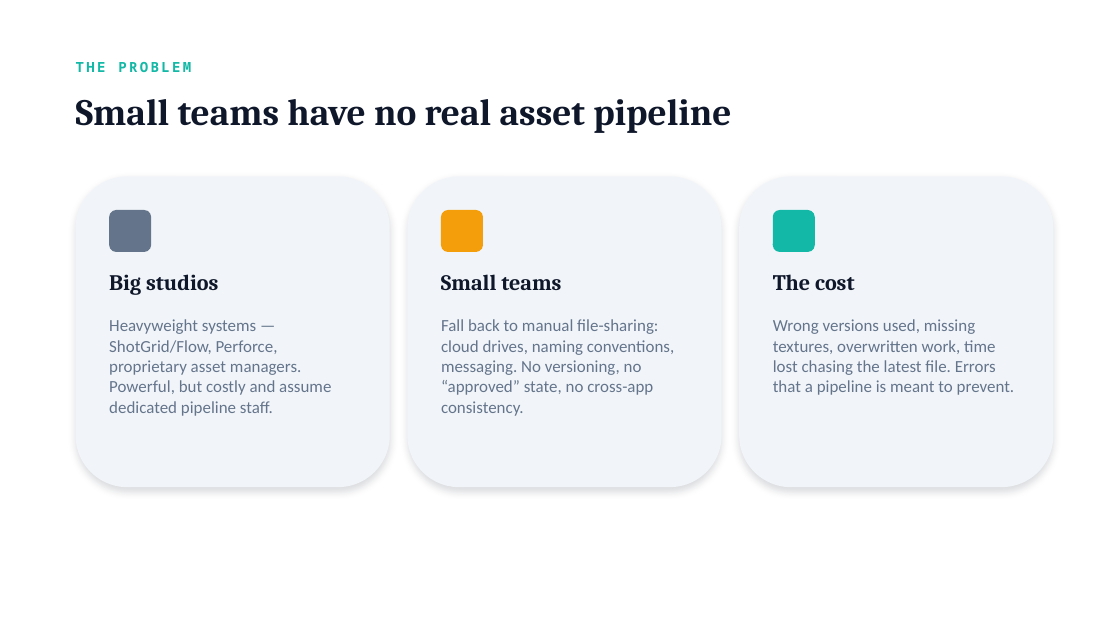
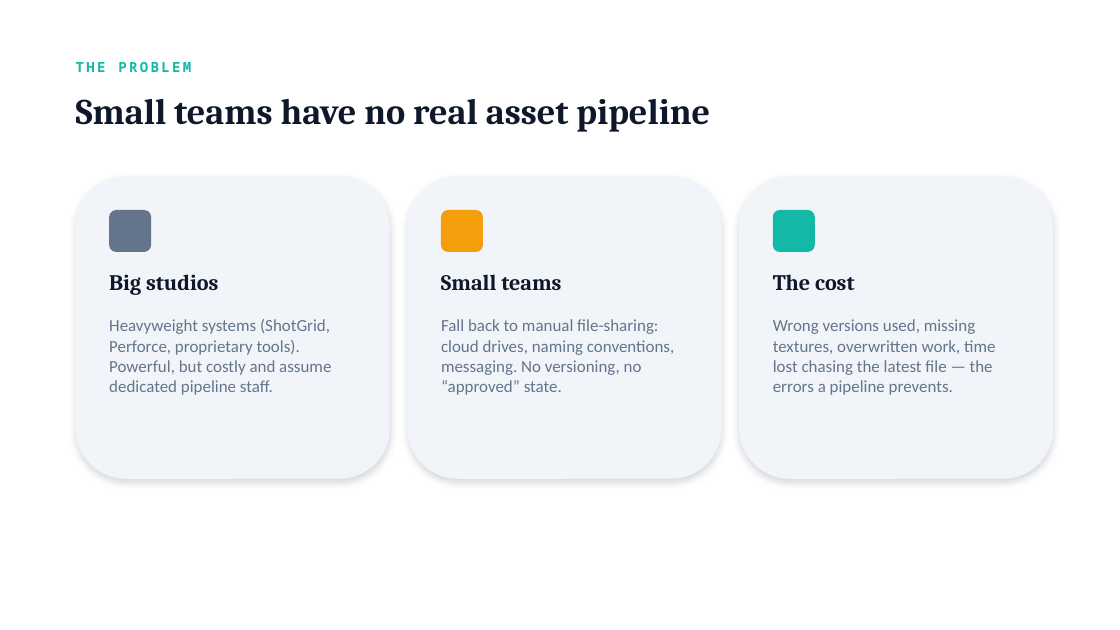
Before and after one commit to steve-mathew-v/usd-asset-pipeline, a slide deck: slide 2 of docs/MSc_Proposal.pptx. Drawn at 1120x630 pixels with LibreOffice and Linux fonts; fonts in the diff are those of the drawing. Boxes give left, top, right and bottom in pixels: in the first picture for what was removed or moved away, otherwise in the second. Text is boxed around its words. In the diff, an @@ line names an element or a change of style, - is before the commit and + after.

```diff
--- a/docs/MSc_Proposal.pptx
+++ b/docs/MSc_Proposal.pptx
@@ text "Small teams have no real ..." at bbox=[76, 99, 710, 132]: size 32 to 31 pt @@
@@ rounded rectangle: place and size @@
-rounded rectangle at bbox=[76, 176, 390, 487]
+rounded rectangle at bbox=[76, 176, 390, 479]
@@ rounded rectangle: place and size @@
-rounded rectangle at bbox=[408, 176, 722, 487]
+rounded rectangle at bbox=[408, 176, 722, 479]
@@ rounded rectangle: place and size @@
-rounded rectangle at bbox=[739, 176, 1054, 487]
+rounded rectangle at bbox=[739, 176, 1054, 479]
@@ text at bbox=[109, 319, 331, 395]: text changed @@
-Heavyweight systems — ShotGrid/Flow, Perforce, proprietary asset managers. Powerful, but costly and assume dedicated pipeline staff.
+Heavyweight systems (ShotGrid, Perforce, proprietary tools). Powerful, but costly and assume dedicated pipeline staff.
@@ text at bbox=[441, 319, 674, 395]: text changed @@
-Fall back to manual file-sharing: cloud drives, naming conventions, messaging. No versioning, no “approved” state, no cross-app consistency.
+Fall back to manual file-sharing: cloud drives, naming conventions, messaging. No versioning, no “approved” state.
@@ text at bbox=[773, 319, 995, 395]: text changed @@
-Wrong versions used, missing textures, overwritten work, time lost chasing the latest file. Errors that a pipeline is meant to prevent.
+Wrong versions used, missing textures, overwritten work, time lost chasing the latest file — the errors a pipeline prevents.
```
Also in this commit, not shown: 1 other slide changed, 5 slides added, 8 slides removed, 27 other files.
